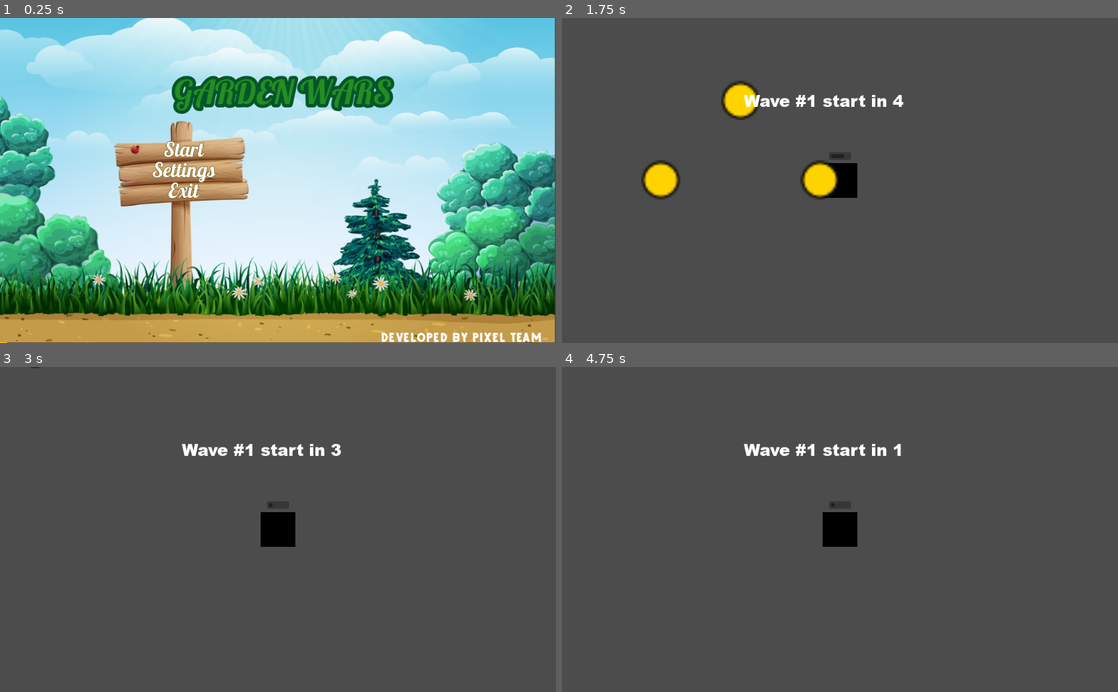
Above: before the commit, frames 1-4 (two rows, left to right).
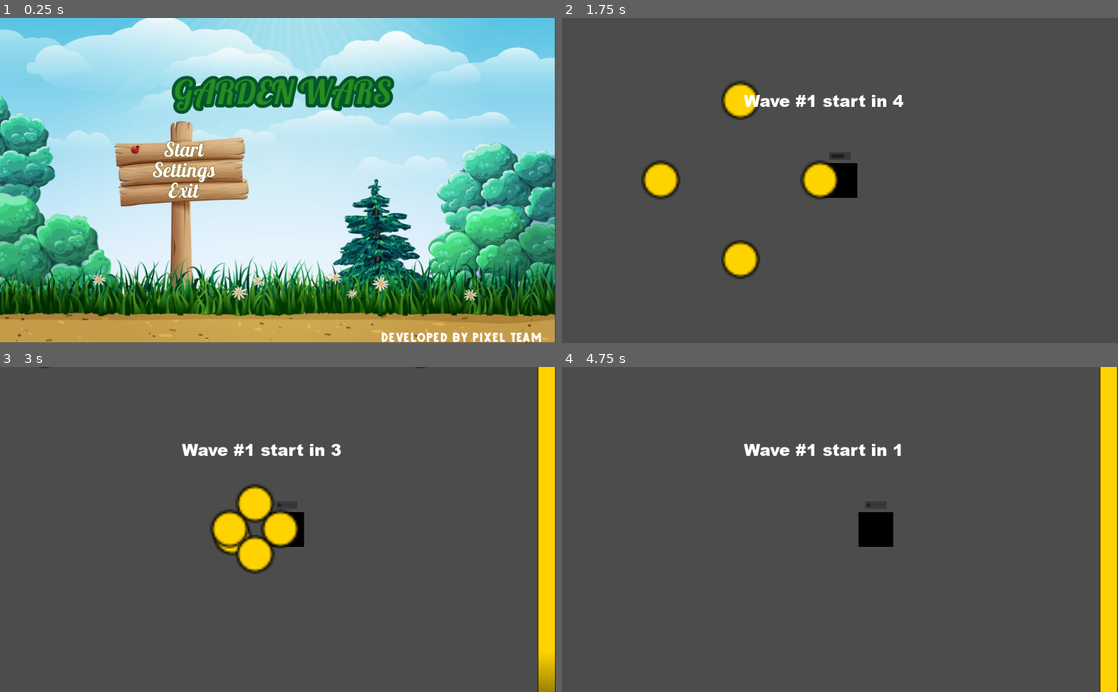
Above: after the commit, the same moments.

Repository: am-camila/Garden-Wars
Game: Godot game, scene res://models/Main/Main.tscn
The game is run twice, just before and just after one commit, with the same random seed, the same clock (stepped at 60 frames per second) and the same inputs.
Inputs:
- Up to frame 1 (0.25 s): no input
- Up to frame 2 (1.75 s): click "Start" at 0.5 s; tap Enter at 1.25 s; hold D (move_right) from 1.28 s (still down); tap F (special_attack) at 1.35 s
- Up to frame 3 (3 s): release D (move_right) at 2.03 s; hold S (move_down) 2.03-2.78 s; tap F (special_attack) at 2.1, 2.85 s; hold D (move_right) from 2.78 s (still down)
- Up to frame 4 (4.75 s): release D (move_right) at 3.53 s; hold W (move_up) 3.53-4.28 s; tap F (special_attack) at 3.6, 4.35 s; tap Space at 4.25 s; hold A (move_left) from 4.28 s (still down)

The runs differ from the first frame. In frame 1, less than 0.1% of the frame differs, in the area x 0-2%, y 99-100%; in frame 2, 0.6%; in frame 3, 6.0%, in the area x 5-100%, y 0-100%; in frame 4, 4.7%.

Commit message:
cambio la generacion de oleadas
Ahora las oleadas nuevas se generan solo cuando el jugador haya matado a todos los enemigos de la oleada actual

Diff:
--- a/src/Projectile.gd
+++ b/src/Projectile.gd
@@ -19,9 +19,9 @@
 func _physics_process(delta):
 	position += direction * VELOCITY * delta
 
-	var visible_rect:Rect2 = get_viewport().get_visible_rect()
-	if !visible_rect.has_point(global_position):
-		_remove()
+#	var visible_rect:Rect2 = get_viewport().get_visible_rect()
+#	if !visible_rect.has_point(global_position):
+#		_remove()
 
 # Si supero una cantidad de tiempo de vida
 func _on_lifetime_timer_timeout():
--- a/src/models/Enemy/Enemy.gd
+++ b/src/models/Enemy/Enemy.gd
@@ -6,7 +6,7 @@
 var max_health
 
 
-export var speed = 3500
+export var speed = 4500
 export var health = 50
 export var damage = 25
 
--- a/src/models/Main/Main.gd
+++ b/src/models/Main/Main.gd
@@ -28,12 +28,13 @@
 #tiempo actual de oleada
 var time_current_wave = 0
 
+var wave_on = true
 
 func _ready():
 	SAVE.load_data()
 	randomize()
 	$HudDatos/ExpBar.hide()
-
+	GLOBALS.connect("enemy_die",self,"_on_enemy_dies")
 
 
 func new_game():
@@ -47,42 +48,48 @@
 
 # Timer que spawnea los enemigos en cada oleada
 func _on_EnemiesTimer_timeout():
-	if time_wave < 1:
-		$HudDatos/TimerText.hide()
-		$HudDatos/PlayWaveTimer.stop()
-		current_wave +=1
-		time_wave = time_per_wave + (current_wave * time_per_wave * 0.5)
-		deleteEnemies()
-		see_wave_text()
-		return
-	var enemy = enemy_scene.instance()
-	enemy.set_values(player)
-	enemies.append(enemy)
+	if wave_on :
+		if time_wave < 1:
+			$EnemiesTimer.stop()
+			$HudDatos/TimerText.hide()
+			$HudDatos/PlayWaveTimer.stop()
+			current_wave +=1
+			time_wave = time_per_wave + (current_wave * time_per_wave * 0.5)
+			$HudDatos/WaitEnemyDieTimer.start()
+			return
+		var enemy = enemy_scene.instance()
+		enemy.set_values(player)
+		enemies.append(enemy)
 
-	var enemy_spawn_location = get_node("EnemiesPath/EnemiesPathLocation")
-	enemy_spawn_location.offset = randi()
-	enemy.position = enemy_spawn_location.position
-	add_child(enemy)
-	enemy_count+=1
-	time_current_wave+=1
-	time_wave -=1
-	$HudDatos/TimerText.text = "Next Wave in: " + str(time_wave)
+		var enemy_spawn_location = get_node("EnemiesPath/EnemiesPathLocation")
+		enemy_spawn_location.offset = randi()
+		enemy.position = enemy_spawn_location.position
+		add_child(enemy)
+		enemy_count+=1
+		time_current_wave+=1
+		time_wave -=1
+		$HudDatos/TimerText.text = "Next Wave in: " + str(time_wave)
 
 
 #Timer que ejecuta cada oleada
 func _on_PlayWaveTimer_timeout():
 	if player.health <= 1:
 		return
+
 	$HudDatos/TimerText.show()
 	$HudDatos/TimerText.text = "Next Wave in: " + str(time_wave)
 	$EnemiesTimer.start()
 
 
+
+
 #Muestra el texto en pantalla previo a iniciar la oleada
 func see_wave_text():
-	$HudDatos/NumberWaveTimer/NumberWave.show()
-	$HudDatos/NumberWaveTimer/NumberWave.text = "Wave #"+str(current_wave)+" start in "+str(sleep_wave_timer)
-	$HudDatos/NumberWaveTimer.start()
+	if enemy_count == 0:
+		$HudDatos/NumberWaveTimer/NumberWave.show()
+		$HudDatos/NumberWaveTimer/NumberWave.text = "Wave #"+str(current_wave)+" start in "+str(sleep_wave_timer)
+		$HudDatos/NumberWaveTimer.start()
+		$HudDatos/WaitEnemyDieTimer.stop()
 
 #Timer que disminuye el tiempo que muestra el texto previo a iniciar la oleada
 func _on_NumberWaveTimer_timeout():
@@ -102,3 +109,10 @@
 			enemy.queue_free()
 	enemies.clear()
 	$EnemiesTimer.stop()
+
+func _on_enemy_dies():
+	enemy_count -= 1
+
+
+func _on_WaitEnemyDieTimer_timeout():
+	see_wave_text()
--- a/src/models/Main/Main.tscn
+++ b/src/models/Main/Main.tscn
@@ -11,7 +11,7 @@
 
 [sub_resource type="Curve2D" id=1]
 _data = {
-"points": PoolVector2Array( 0, 0, 0, 0, -39.2034, -61.2263, 0, 0, 0, 0, 1582.41, -55.7342, 0, 0, 0, 0, 1590.33, 1244.06, 0, 0, 0, 0, -39.2034, 1231.25, 0, 0, 0, 0, -39.2034, -55.7342 )
+"points": PoolVector2Array( 0, 0, 0, 0, -39.2034, -61.2263, 0, 0, 0, 0, 1582.41, -55.7342, 0, 0, 0, 0, 1580.89, 1920.62, 0, 0, 0, 0, -36.4259, 1921.83, 0, 0, 0, 0, -39.2034, -55.7342 )
 }
 
 [sub_resource type="DynamicFont" id=2]
@@ -27,16 +27,16 @@
 enemy_scene = ExtResource( 2 )
 
 [node name="Player" parent="." instance=ExtResource( 1 )]
+position = Vector2( 894, 927 )
 
 [node name="EnemiesPath" type="Path2D" parent="."]
-position = Vector2( 97.1633, 182.331 )
-scale = Vector2( 1.04999, 0.822042 )
+position = Vector2( 281.663, 516.607 )
+scale = Vector2( 0.756654, 0.401905 )
 curve = SubResource( 1 )
-__meta__ = {
-"_edit_group_": true
-}
 
 [node name="EnemiesPathLocation" type="PathFollow2D" parent="EnemiesPath"]
+position = Vector2( -39.2034, -61.2263 )
+rotation = 0.00338644
 
 [node name="EnemiesTimer" type="Timer" parent="."]
 
@@ -73,25 +73,28 @@
 custom_fonts/font = SubResource( 3 )
 align = 1
 
+[node name="WaitEnemyDieTimer" type="Timer" parent="HudDatos"]
+
 [node name="wall" parent="." instance=ExtResource( 8 )]
-position = Vector2( 49, -21 )
-scale = Vector2( 1, 3 )
+position = Vector2( 12, 0 )
+scale = Vector2( 1, 3.033 )
 
 [node name="wall2" parent="." instance=ExtResource( 8 )]
-position = Vector2( 33, 1803 )
-scale = Vector2( 1, 3 )
+position = Vector2( 25, 1788 )
+scale = Vector2( 1, 3.012 )
 
 [node name="wall3" parent="." instance=ExtResource( 8 )]
-position = Vector2( -2, -22 )
+position = Vector2( 14, 42 )
 rotation = 0.0
-scale = Vector2( 1, 3 )
+scale = Vector2( 1, 2.83 )
 
 [node name="wall4" parent="." instance=ExtResource( 8 )]
-position = Vector2( 1870, -7 )
+position = Vector2( 1848, 42 )
 rotation = 0.0
-scale = Vector2( 1, 3 )
+scale = Vector2( 1, 2.83 )
 
 [connection signal="timeout" from="EnemiesTimer" to="." method="_on_EnemiesTimer_timeout"]
 [connection signal="start_game" from="HUD" to="." method="new_game"]
 [connection signal="timeout" from="HudDatos/PlayWaveTimer" to="." method="_on_PlayWaveTimer_timeout"]
 [connection signal="timeout" from="HudDatos/NumberWaveTimer" to="." method="_on_NumberWaveTimer_timeout"]
+[connection signal="timeout" from="HudDatos/WaitEnemyDieTimer" to="." method="_on_WaitEnemyDieTimer_timeout"]
--- a/src/models/Wall/wall.tscn
+++ b/src/models/Wall/wall.tscn
@@ -3,7 +3,7 @@
 [ext_resource path="res://assets/cannon.png" type="Texture" id=1]
 
 [sub_resource type="RectangleShape2D" id=1]
-extents = Vector2( 22, 310 )
+extents = Vector2( 22, 311 )
 
 [node name="wall" type="StaticBody2D"]
 position = Vector2( 248, 350 )
@@ -18,5 +18,5 @@
 texture = ExtResource( 1 )
 
 [node name="CollisionShape2D" type="CollisionShape2D" parent="."]
-position = Vector2( -2, 300 )
+position = Vector2( -2, 301 )
 shape = SubResource( 1 )
--- a/src/project.godot
+++ b/src/project.godot
@@ -45,7 +45,6 @@
 [display]
 
 window/size/resizable=false
-window/size/fullscreen=true
 window/stretch/mode="viewport"
 window/stretch/aspect="keep"
 
